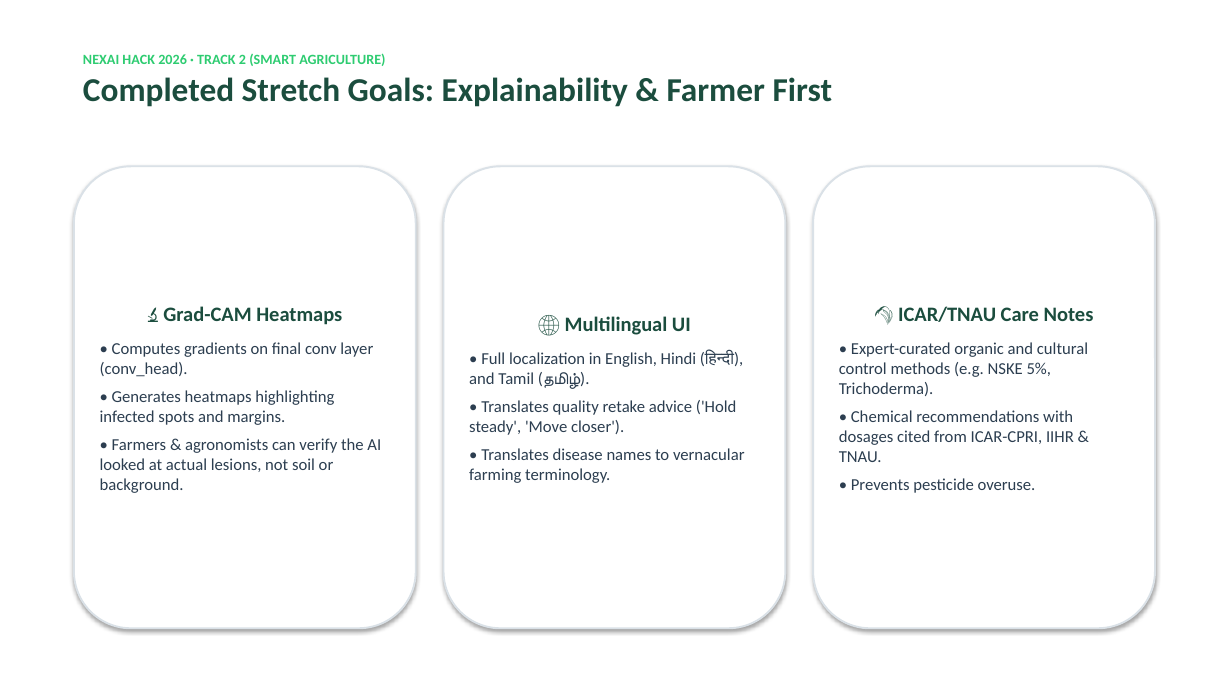
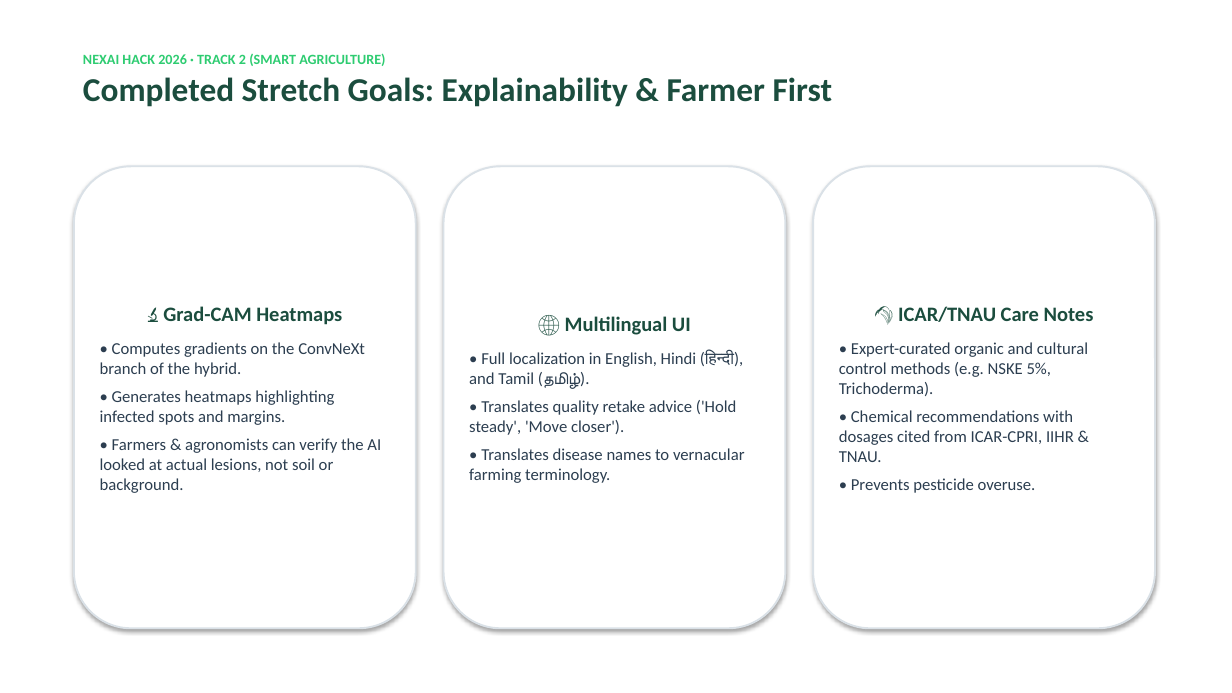
Before and after one commit to rohithkrishnaak/PlantDoc, a slide deck: slide 4 of PlantDoc_Pitch_Deck.pptx. Drawn at 1232x693 pixels with LibreOffice and Linux fonts; fonts in the diff are those of the drawing. Boxes give left, top, right and bottom in pixels: in the first picture for what was removed or moved away, otherwise in the second. Text is boxed around its words. In the diff, an @@ line names an element or a change of style, - is before the commit and + after.

```diff
--- a/PlantDoc_Pitch_Deck.pptx
+++ b/PlantDoc_Pitch_Deck.pptx
@@ text in rounded rectangle at [100, 342, 365, 377]: text changed @@
-• Computes gradients on final conv layer (conv_head).
+• Computes gradients on the ConvNeXt branch of the hybrid.
```
Also in this commit, not shown: 2 other slides changed, 2 other files.
